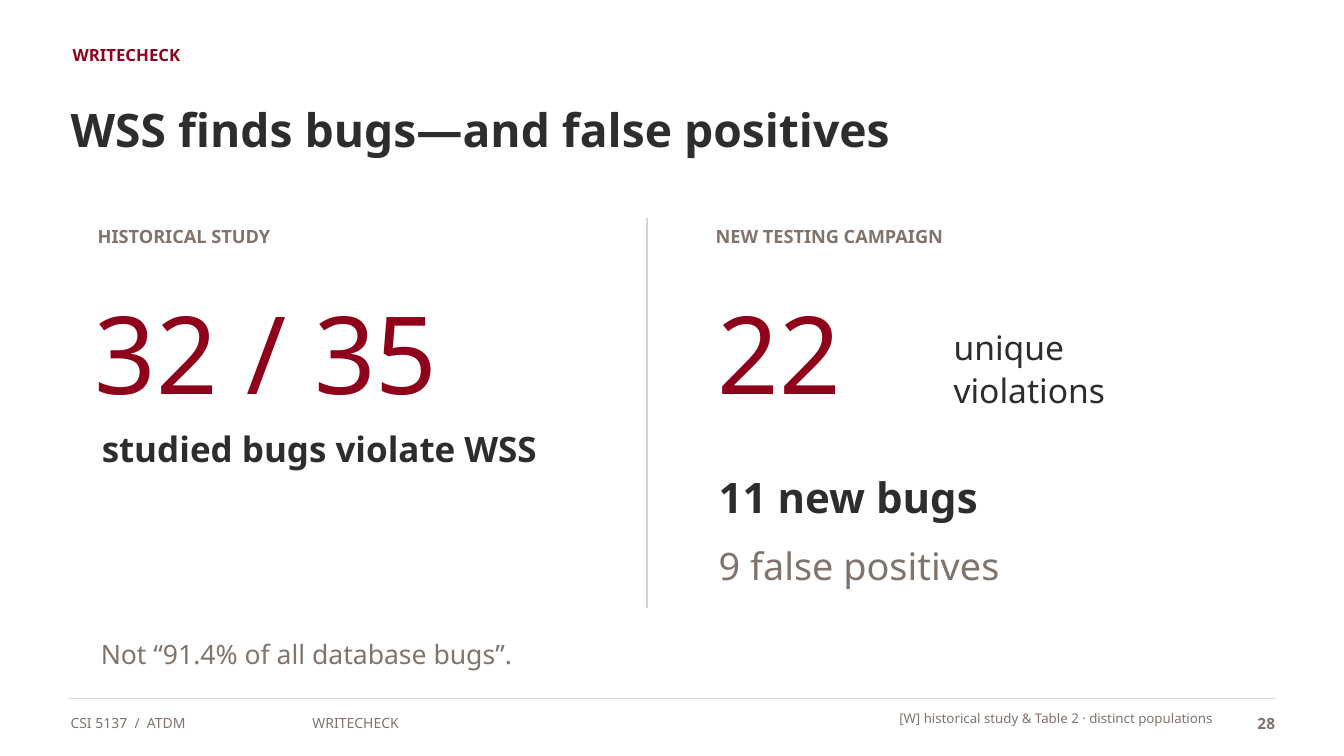
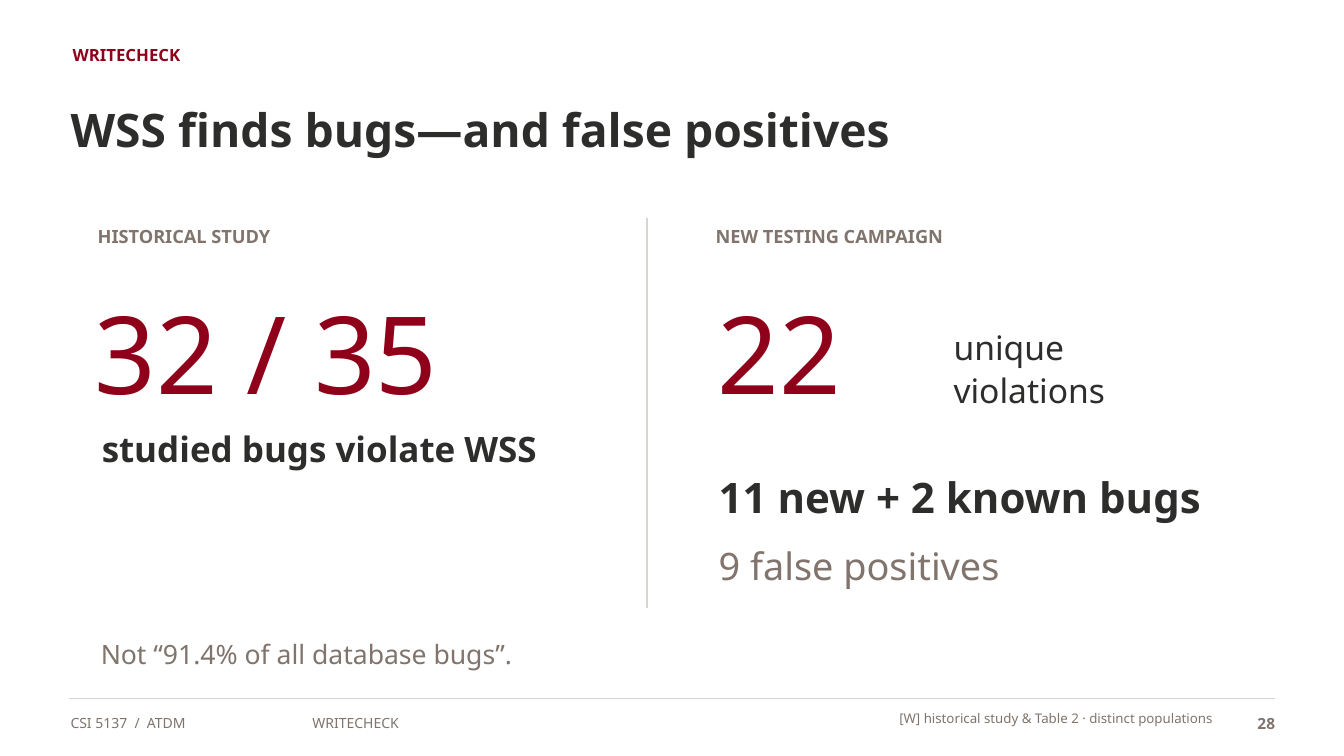
Before and after one commit to seofernando25/csi5137-atdm-db-project, a slide deck: slide 28 of presentation/v2/CSI5137_ATDM_visual_deck_v2.pptx. Drawn at 1344x756 pixels with LibreOffice and Linux fonts; fonts in the diff are those of the drawing. Boxes give left, top, right and bottom in pixels: in the first picture for what was removed or moved away, otherwise in the second. Text is boxed around its words. In the diff, an @@ line names an element or a change of style, - is before the commit and + after.

```diff
--- a/presentation/v2/CSI5137_ATDM_visual_deck_v2.pptx
+++ b/presentation/v2/CSI5137_ATDM_visual_deck_v2.pptx
@@ text at (719, 481, 1201, 523): text changed @@
-11 new bugs
+11 new + 2 known bugs
```
Also in this commit, not shown: 5 other files.
